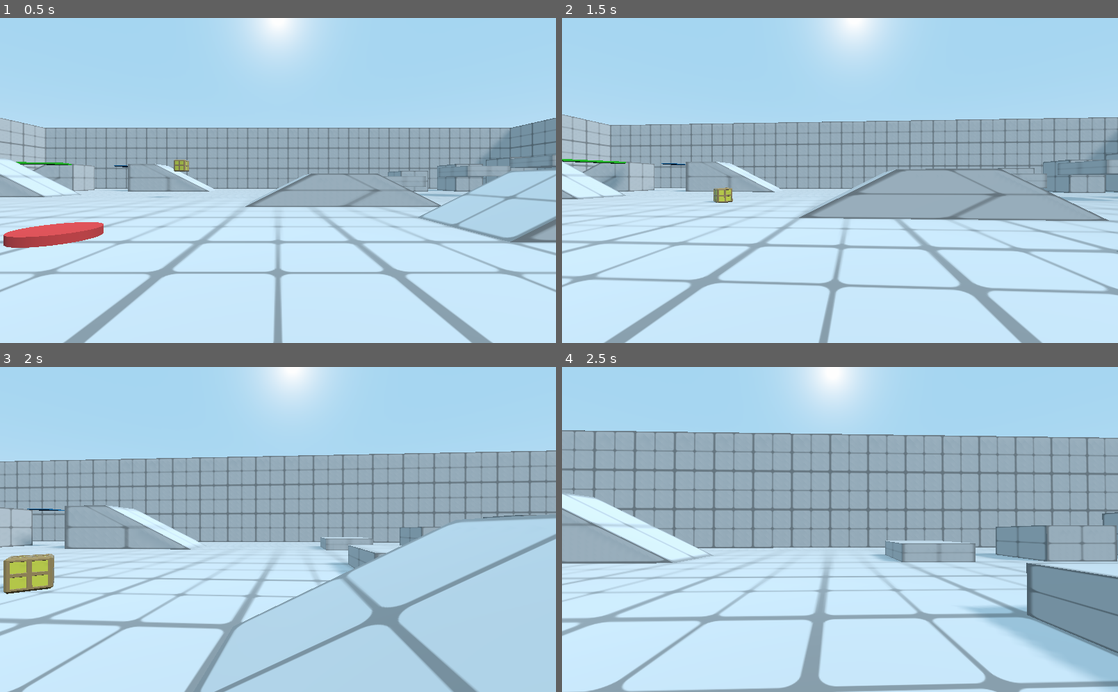
Above: before the commit, frames 1-4 (two rows, left to right).
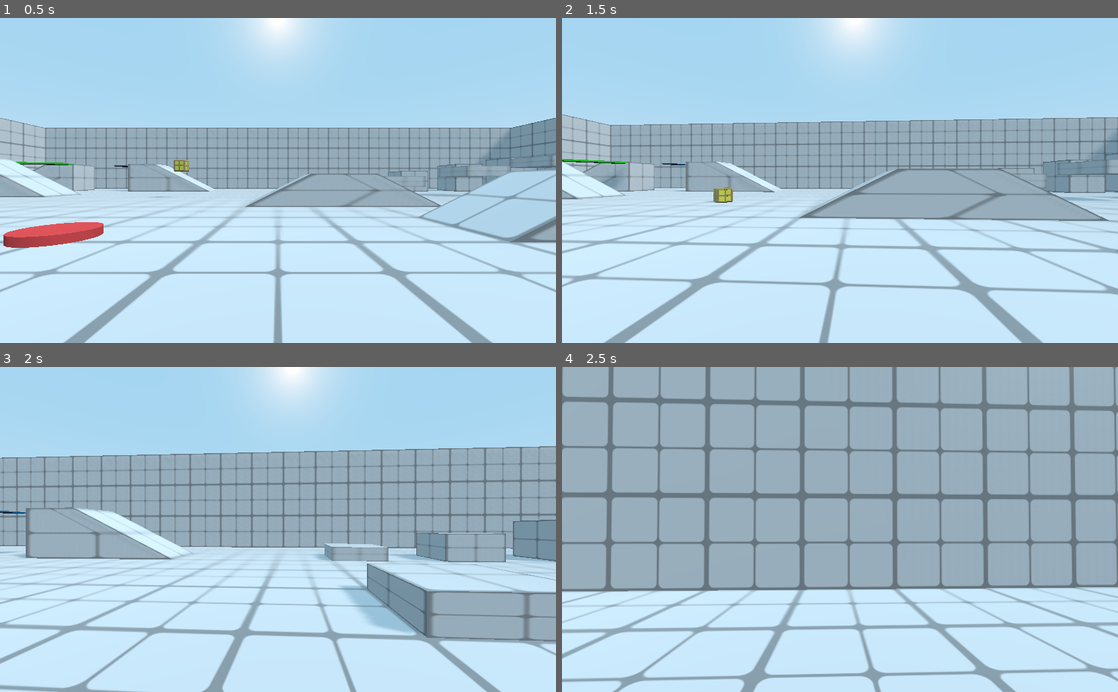
Above: after the commit, the same moments.

Repository: babypandabear3/bpb_fps_controller
Game: Godot game, scene res://demo/demo_scene.tscn
The game is run twice, just before and just after one commit, with the same random seed, the same clock (stepped at 60 frames per second) and the same inputs.
Inputs (mouse positions are in pixels of both pictures, inside the frame that each line leads up to):
- Up to frame 1 (0.5 s): no input
- Up to frame 2 (1.5 s): move the mouse to (867, 180) at 0.52 s; hold W (movement_forward) from 0.53 s (still down); tap F (action_activate) at 0.6 s; tap Space (movement_jump) at 0.77 s; click (867, 180) at 0.8 s; move the mouse to (812, 180) at 1.27 s; click (812, 180) at 1.35 s
- Up to frame 3 (2 s): keep holding W (movement_forward); tap Space (movement_jump) at 1.52 s; right-click (250, 529) at 1.55 s
- Up to frame 4 (2.5 s): keep holding W (movement_forward); move the mouse to (851, 523) at 2.02 s; right-click (851, 523) at 2.1 s; tap F (action_activate) at 2.3 s

Frame 1 is identical in both runs. In frame 2, 0.4% of the frame differs, in the area x 0-100%, y 29-100%; in frame 3, 31%; in frame 4, 55%, in the area x 0-100%, y 0-100%.

Commit message:
- add GameLogic_addon - move activate and grab to GameLogic_addon - move Blink example to GameLogic_addon

Diff:
--- a/demo/demo_scene.tscn
+++ b/demo/demo_scene.tscn
@@ -8,6 +8,8 @@
 [ext_resource path="res://player_controller/system/wind_tunnel.tscn" type="PackedScene" id=6]
 [ext_resource path="res://player_controller/system/Signal_out.tscn" type="PackedScene" id=7]
 [ext_resource path="res://demo/jump_pad.tscn" type="PackedScene" id=8]
+[ext_resource path="res://player_controller/Camera_addon.tscn" type="PackedScene" id=9]
+[ext_resource path="res://player_controller/GameLogic_addon.tscn" type="PackedScene" id=10]
 
 [sub_resource type="BoxShape" id=1]
 extents = Vector3( 1, 8, 0.4 )
@@ -39,9 +41,6 @@
 [node name="wind_tunnel" parent="testmap" instance=ExtResource( 6 )]
 transform = Transform( -4.37114e-08, 0, -1, 0, 1, 0, 1, 0, -4.37114e-08, -28, 2, 36.5 )
 
-[node name="Player" parent="." instance=ExtResource( 2 )]
-transform = Transform( 1, 0, 0, 0, 1, 0, 0, 0, 1, 0, 1.7, 0 )
-
 [node name="DirectionalLight" type="DirectionalLight" parent="."]
 transform = Transform( 0.477067, -0.597352, 0.644653, 0, 0.733504, 0.679685, -0.878867, -0.324255, 0.349931, 0, 30.5044, 0 )
 light_energy = 0.5
@@ -64,3 +63,13 @@
 
 [node name="jump_pad" parent="." instance=ExtResource( 8 )]
 transform = Transform( 1, 0, 0, 0, 1, 0, 0, 0, 1, -6.11846, 0, -6.4887 )
+
+[node name="Player" parent="." instance=ExtResource( 2 )]
+transform = Transform( 1, 0, 0, 0, 1, 0, 0, 0, 1, 0, 1.7, 0 )
+
+[node name="Camera_addon" parent="." instance=ExtResource( 9 )]
+follow_target = NodePath("../Player")
+
+[node name="GameLogic_addon" parent="." instance=ExtResource( 10 )]
+path_body = NodePath("../Player")
+path_camera = NodePath("../Camera_addon")
--- a/player_controller/Camera_addon.gd
+++ b/player_controller/Camera_addon.gd
@@ -1,4 +1,6 @@
 extends Spatial
+
+class_name BPB_Camera_addon
 
 export (NodePath) var follow_target
 export (bool) var feat_head_bob = true
@@ -42,7 +44,6 @@
 var crawl_crouch = 0
 var crawl_crouch_speed = 6
 
-
 onready var camera_root = $bob_pivot/lean_pivot/rotation_helper_point/camera_root
 onready var bob_pivot = $bob_pivot
 onready var lean_pivot = $bob_pivot/lean_pivot
@@ -52,9 +53,6 @@
 onready var crawl_point = $bob_pivot/lean_pivot/rotation_helper_point/crawl_point
 onready var camera = $bob_pivot/lean_pivot/rotation_helper_point/camera_root/Camera
 onready var ray_lean = $bob_pivot/ray_lean
-onready var ray_activate = $bob_pivot/lean_pivot/rotation_helper_point/camera_root/ray_activate
-onready var holder = $bob_pivot/lean_pivot/rotation_helper_point/camera_root/holder
-onready var ray_blink = $bob_pivot/lean_pivot/rotation_helper_point/camera_root/ray_blink
 
 # Called when the node enters the scene tree for the first time.
 func _ready():
@@ -79,8 +77,6 @@
 func activate_process():
 	#DELAY PROCESS ONE FRAME SO target.get_rotation_helper() DOESN'T RETURN NULL
 	target_rotation_helper = target.get_rotation_helper()
-	ray_activate.add_exception(target)
-	target.replace_ray_activate_holder(ray_activate, holder)
 	set_process(true)
 
 func _process(delta):
@@ -102,8 +98,6 @@
 		lean_pivot.rotation.z = lerp_angle(lean_pivot.rotation.z, deg2rad(lean_target), delta * lean_speed)
 
 	screen_shake(delta)
-
-	do_input()
 
 func do_headbob(delta):
 	if target.velocity.length() > 1.0 and target.is_on_floor():
@@ -190,11 +184,5 @@
 
 	if trauma > 0: trauma = clamp(trauma - (delta * decay), 0, 1)
 
-func do_input():
-	if Input.is_action_just_pressed("action_m1") and target.state != target.STATELIST.PULLED:
-		#BLINK
-		var blink_dist = ray_blink.cast_to.length()
-		if ray_blink.is_colliding():
-			blink_dist = ray_blink.global_transform.origin.distance_to(ray_blink.get_collision_point()) - 0.4
-		var blink_target = ray_blink.global_transform.origin + (-ray_blink.global_transform.basis.z * blink_dist)
-		target.execute_pulled(blink_target, -ray_blink.global_transform.basis.z, 46, 1)
+func get_camera_root():
+	return camera_root
--- a/player_controller/Camera_addon.tscn
+++ b/player_controller/Camera_addon.tscn
@@ -18,20 +18,9 @@
 
 [node name="camera_root" type="Spatial" parent="bob_pivot/lean_pivot/rotation_helper_point"]
 
-[node name="ray_activate" type="RayCast" parent="bob_pivot/lean_pivot/rotation_helper_point/camera_root"]
-enabled = true
-cast_to = Vector3( 0, 0, -2 )
-
-[node name="holder" type="Spatial" parent="bob_pivot/lean_pivot/rotation_helper_point/camera_root"]
-transform = Transform( 1, 0, 0, 0, 1, 0, 0, 0, 1, 0, 0, -1.5 )
-
 [node name="Camera" type="Camera" parent="bob_pivot/lean_pivot/rotation_helper_point/camera_root"]
 current = true
 far = 200.0
-
-[node name="ray_blink" type="RayCast" parent="bob_pivot/lean_pivot/rotation_helper_point/camera_root"]
-enabled = true
-cast_to = Vector3( 0, 0, -16 )
 
 [node name="ray_lean" type="RayCast" parent="bob_pivot"]
 enabled = true
--- /dev/null
+++ b/player_controller/GameLogic_addon.gd
@@ -0,0 +1,118 @@
+extends Spatial
+
+export (NodePath) var path_body
+export (NodePath) var path_camera
+export (bool) var feat_grab = true
+export (float) var throw_force = 10
+var target_body
+var target_camera
+var target
+var activate_data = {}
+
+onready var root = $root
+onready var ray_activate =$root/ray_activate
+onready var ray_blink = $root/ray_blink
+onready var grab_point = $root/grab_point
+onready var blink_marker = $blink_marker
+
+var blink_marker_update = false
+
+# Called when the node enters the scene tree for the first time.
+func _ready():
+	#DELAY PROCESS ONE FRAME
+	set_process(false)
+	call_deferred("init_setup")
+	blink_marker.hide()
+
+func init_setup():
+	target_body = get_node_or_null(path_body)
+	target_camera = get_node_or_null(path_camera)
+	if target_camera != null:
+		#FROM Camera Addon
+		target = target_camera.get_camera_root()
+	else:
+		#FROM PLAYER
+		target = target_body.get_camera_root()
+
+	remove_child(root)
+	target.add_child(root)
+	root.global_transform = target.global_transform
+
+	blink_marker.set_as_toplevel(true)
+	set_process(true)
+
+func _input(_event):
+	if Input.is_action_just_pressed("action_activate"):
+		try_activate_just_pressed()
+
+	if Input.is_action_just_released("action_activate"):
+		try_activate_just_released()
+
+	if Input.is_action_just_pressed("action_m0"):
+		try_action_m0_just_pressed()
+
+	if Input.is_action_just_released("action_m0"):
+		try_action_m0_just_released()
+
+	if Input.is_action_just_pressed("action_m1"):
+		try_action_m1_just_pressed()
+
+	if Input.is_action_just_released("action_m1"):
+		try_action_m1_just_released()
+
+func _process(_delta):
+	if blink_marker_update:
+		update_blink_marker()
+
+func update_blink_marker():
+	if ray_blink.is_colliding():
+		blink_marker.global_transform.origin = ray_blink.get_collision_point()
+	else:
+		blink_marker.global_transform.origin = root.global_transform.origin + (-root.global_transform.basis.z * (ray_blink.cast_to.length()))
+
+func get_default_activate_data():
+	activate_data.body = target_body
+	activate_data.grab_point = grab_point
+	activate_data.release_force = Vector3.ZERO
+	return activate_data
+
+func try_throw():
+	if ray_activate.is_colliding():
+		var obj = ray_activate.get_collider()
+		if obj.has_method("get_grabbed_status"):
+			if obj.get_grabbed_status():
+				var adata = get_default_activate_data()
+				adata.release_force = -root.global_transform.basis.z * throw_force
+				obj.activate(adata)
+
+func try_activate_just_pressed():
+	if feat_grab:
+		if ray_activate.is_colliding():
+			var obj = ray_activate.get_collider()
+			if obj.has_method("activate"):
+				obj.activate(get_default_activate_data())
+
+func try_activate_just_released():
+	pass
+
+func try_action_m0_just_pressed():
+	if feat_grab:
+		try_throw()
+
+func try_action_m0_just_released():
+	pass
+
+func try_action_m1_just_pressed():
+	blink_marker.show()
+	blink_marker_update = true
+
+
+func try_action_m1_just_released():
+	blink_marker.hide()
+	blink_marker_update = false
+
+	var blink_dist = ray_blink.cast_to.length()
+	if ray_blink.is_colliding():
+		blink_dist = ray_blink.global_transform.origin.distance_to(ray_blink.get_collision_point()) - 0.4
+	var blink_target = ray_blink.global_transform.origin + (-ray_blink.global_transform.basis.z * blink_dist)
+	target_body.execute_pulled(blink_target, -ray_blink.global_transform.basis.z, 46, 1)
--- /dev/null
+++ b/player_controller/GameLogic_addon.tscn
@@ -0,0 +1,31 @@
+[gd_scene load_steps=4 format=2]
+
+[ext_resource path="res://player_controller/GameLogic_addon.gd" type="Script" id=1]
+
+[sub_resource type="SpatialMaterial" id=1]
+albedo_color = Color( 0.698039, 0.376471, 0.941176, 1 )
+
+[sub_resource type="SphereMesh" id=2]
+material = SubResource( 1 )
+radius = 0.5
+height = 1.0
+
+[node name="GameLogic_addon" type="Spatial"]
+script = ExtResource( 1 )
+
+[node name="root" type="Spatial" parent="."]
+
+[node name="ray_activate" type="RayCast" parent="root"]
+enabled = true
+cast_to = Vector3( 0, 0, -2 )
+
+[node name="ray_blink" type="RayCast" parent="root"]
+enabled = true
+cast_to = Vector3( 0, 0, -16 )
+
+[node name="grab_point" type="Spatial" parent="root"]
+transform = Transform( 1, 0, 0, 0, 1, 0, 0, 0, 1, 0, 0, -1.6 )
+
+[node name="blink_marker" type="MeshInstance" parent="."]
+mesh = SubResource( 2 )
+material/0 = null
--- a/player_controller/Player.gd
+++ b/player_controller/Player.gd
@@ -1,5 +1,7 @@
 #THIS CONTROLLER IS DESIGNED FOR 60 PHYSIC FPS
 extends KinematicBody
+
+class_name BPB_Fps_Controller
 
 signal body_just_landed
 signal body_just_jump
@@ -42,10 +44,7 @@
 export (int) var jump_limit = 1
 export (float) var slope_limit = 46.0
 export (float) var on_slope_steep_speed = 1.0
-
 export (float) var slide_time = 1.2
-
-export (float) var throw_force = 10
 export (float) var bump_force = 10
 
 var body_height : int = BODY_HEIGHT_LIST.STAND
@@ -85,8 +84,6 @@
 var automove_dir = Vector3()
 var slide_timer = 0
 
-
-
 var recoil = Vector3.ZERO
 var recoil_deacc = 0.9
 
@@ -127,9 +124,8 @@
 onready var state = STATELIST.WALK
 onready var ap = $AnimationPlayer
 onready var rotation_helper = $rotation_helper
-onready var eye_position = $rotation_helper/eye_position
-onready var holder = $rotation_helper/eye_position/holder
-onready var ray_activate = $rotation_helper/eye_position/ray_activate
+onready var camera_root = $rotation_helper/camera_root
+
 onready var ray_uncrouch = $ray_uncrouch
 
 onready var ray_climb1 = $ray_climb1
@@ -142,7 +138,7 @@
 
 func _ready():
 	Input.set_mouse_mode(Input.MOUSE_MODE_CAPTURED)
-	ray_activate.add_exception(self)
+
 	ray_climb1.add_exception(self)
 	ray_climb2.add_exception(self)
 	ray_climb3.add_exception(self)
@@ -162,13 +158,6 @@
 			climb_y_addition = 0.5
 		"C0.9":
 			climb_y_addition = 0.6
-
-func get_default_activate_data():
-	activate_data.mouse_sensitivity = MOUSE_SENSITIVITY
-	activate_data.body = self
-	activate_data.holder = holder
-	activate_data.release_force = Vector3.ZERO
-	return activate_data
 
 func _input(event):
 	#MOUSE CAMERA
@@ -245,16 +234,6 @@
 		if air_borne > coyote_time and jump_count == 0:
 			jump_count += 1
 
-	#RAY ACTIVATE CHECKING
-	if ray_activate.is_colliding():
-		var obj = ray_activate.get_collider()
-		if obj.has_method("get_grabbed_status"):
-			is_grabbing_object = obj.get_grabbed_status()
-		else:
-			is_grabbing_object = false
-	else:
-		is_grabbing_object = false
-
 
 func try_climb_stairs():
 	ray_stair1.force_update_transform()
@@ -331,8 +310,8 @@
 		floor_prev_rot = null
 
 	#DEFINE HORIZONTAL MOVEMENT VECTOR
-	var dir_x = eye_position.global_transform.basis.x * input_h
-	var dir_z = -eye_position.global_transform.basis.z * input_v
+	var dir_x = camera_root.global_transform.basis.x * input_h
+	var dir_z = -camera_root.global_transform.basis.z * input_v
 	var horizontal_vector = (dir_x + dir_z).slide(floor_normal).normalized()
 
 	#HORIZONTAL VELOCITY
@@ -440,22 +419,6 @@
 
 	### ACTIONS LOGIC ###
 
-	#GRAB / RELEASE
-	if Input.is_action_just_pressed("action_activate"):
-		if ray_activate.is_colliding():
-			var obj = ray_activate.get_collider()
-			if obj.has_method("activate"):
-				obj.activate(get_default_activate_data())
-
-	#THROW GRABBED OBJECT
-	if Input.is_action_just_pressed("action_m0"):
-		if ray_activate.is_colliding():
-			var obj = ray_activate.get_collider()
-			if obj.has_method("activate"):
-				var adata = get_default_activate_data()
-				adata.release_force = -eye_position.global_transform.basis.z * throw_force
-				obj.activate(adata)
-
 	#TOGGLE CROUCH
 	if Input.is_action_just_pressed("action_crouch_toggle") and feat_crouching:
 		if body_height == BODY_HEIGHT_LIST.STAND:
@@ -542,8 +505,8 @@
 	#GET USER INPUT VALUE
 
 	#DEFINE HORIZONTAL MOVEMENT VECTOR
-	var dir_x = eye_position.global_transform.basis.x * input_h
-	var dir_z = -eye_position.global_transform.basis.z * input_v
+	var dir_x = camera_root.global_transform.basis.x * input_h
+	var dir_z = -camera_root.global_transform.basis.z * input_v
 	var horizontal_vector = (dir_x + dir_z).normalized()
 
 	#HORIZONTAL VELOCITY
@@ -712,11 +675,6 @@
 func get_rotation_helper():
 	return rotation_helper
 
-func replace_ray_activate_holder(p_ray_activate, p_holder):
-	ray_activate.enabled = false
-	ray_activate = p_ray_activate
-	holder = p_holder
-
 #PUBLIC FUNCTIONS
 func add_recoil(par, camera_recoil_force):
 	recoil = par
@@ -751,3 +709,6 @@
 	pulled_speed = p_speed
 	pulled_distance = pulled_start.distance_to(pulled_target)
 	start_pulled()
+
+func get_camera_root():
+	return camera_root
--- a/player_controller/Player.tscn
+++ b/player_controller/Player.tscn
@@ -1,9 +1,8 @@
-[gd_scene load_steps=10 format=2]
+[gd_scene load_steps=9 format=2]
 
 [ext_resource path="res://player_controller/smooth_move3D.gd" type="Script" id=1]
 [ext_resource path="res://player_controller/system/Signal_in.tscn" type="PackedScene" id=2]
 [ext_resource path="res://player_controller/Player.gd" type="Script" id=3]
-[ext_resource path="res://player_controller/Camera_addon.tscn" type="PackedScene" id=4]
 
 [sub_resource type="CapsuleShape" id=1]
 radius = 0.3
@@ -393,19 +392,10 @@
 [node name="rotation_helper" type="Spatial" parent="."]
 transform = Transform( 1, 0, 0, 0, 1, 0, 0, 0, 1, 0, 0.2, 0 )
 
-[node name="eye_position" type="Spatial" parent="rotation_helper"]
-
-[node name="holder" type="Spatial" parent="rotation_helper/eye_position"]
-transform = Transform( 1, 0, 0, 0, 1, 0, 0, 0, 1, 0, 0, -1.5 )
-
-[node name="ray_activate" type="RayCast" parent="rotation_helper/eye_position"]
-enabled = true
-cast_to = Vector3( 0, 0, -2 )
-
-[node name="SmoothMove3D" type="Spatial" parent="rotation_helper/eye_position"]
+[node name="camera_root" type="Spatial" parent="rotation_helper"]
 script = ExtResource( 1 )
 
-[node name="Camera" type="Camera" parent="rotation_helper/eye_position/SmoothMove3D"]
+[node name="Camera" type="Camera" parent="rotation_helper/camera_root"]
 far = 200.0
 
 [node name="AnimationPlayer" type="AnimationPlayer" parent="."]
@@ -455,6 +445,4 @@
 enabled = true
 cast_to = Vector3( 0, 0, -0.5 )
 
-[node name="Camera_addon" parent="." instance=ExtResource( 4 )]
-
 [connection signal="animation_finished" from="AnimationPlayer" to="." method="_on_AnimationPlayer_animation_finished"]
--- a/player_controller/system/grabable_obj.gd
+++ b/player_controller/system/grabable_obj.gd
@@ -52,7 +52,7 @@
 func activate(adata):
 	if not grabbed:
 		grabbed = true
-		target_obj = adata.holder
+		target_obj = adata.grab_point
 		target_rotation_body = adata.body
 		gravity_scale = 0
 		angular_velocity = Vector3()
--- a/project.godot
+++ b/project.godot
@@ -7,6 +7,22 @@
 ;   param=value ; assign values to parameters
 
 config_version=4
+
+_global_script_classes=[ {
+"base": "Spatial",
+"class": "BPB_Camera_addon",
+"language": "GDScript",
+"path": "res://player_controller/Camera_addon.gd"
+}, {
+"base": "KinematicBody",
+"class": "BPB_Fps_Controller",
+"language": "GDScript",
+"path": "res://player_controller/Player.gd"
+} ]
+_global_script_class_icons={
+"BPB_Camera_addon": "",
+"BPB_Fps_Controller": ""
+}
 
 [application]
 
Not shown: 1 places in demo/demo_scene.tscn that only renumber resources
Not shown, changed: .gitignore
